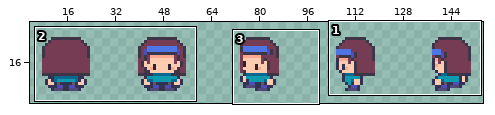
Pixel-art file, stored at Assets/Art/S_Avatar.aseprite. The picture above shows the old version from afar; the outline marks the close-up.
Close-up. Before the commit:
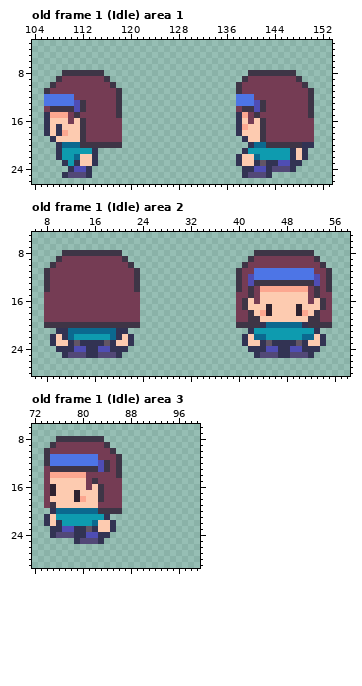
160x32 pixels, 18 frames. Shown: old frame 1 (Idle) area 1: x 104..153, y 3..26; old frame 1 (Idle) area 2: x 6..58, y 5..28; old frame 1 (Idle) area 3: x 72..99, y 6..29. The wide view leaves out empty margins. The commit also changed other frames or places, which this record leaves out.
The same view after the edit:
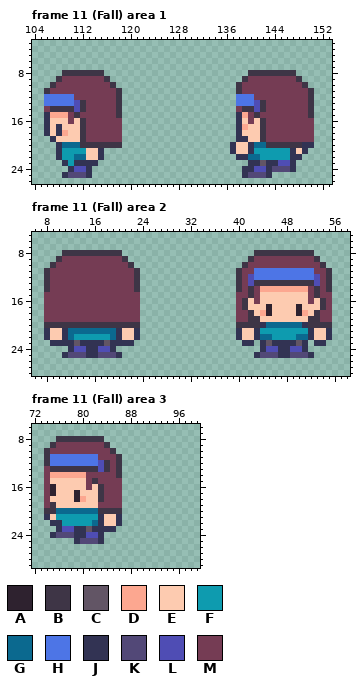
Palette (. is transparent): A #2e222f  B #3e3546  C #625565  D #fca790  E #fdcbb0  F #0e9baf  G #0b698f  H #4d75e6  J #323353  K #524877  L #4f4db4  M #753c54
A new or re-ordered frame is compared with the old frame closest to it.
The commit says: Avatar Animation - Jump fall land
Difference:
frames 18 -> 20
Frame 11 (Fall) area 1 is new; against old frame 1 (Idle), layer "Flattened":
The edit adds colour E in row 20 at x 138 to 139; in row 21 at x 138.
Colour F gives way to colour E in row 21 at x 113.
Colour J gives way to colour E in row 21 at x 114 and 139; in row 22 at x 114.
Colour E gives way to colour G in row 22 at x 112 and 140.
The edit adds colour J in row 19 at x 138; in row 20 at x 137; in row 21 at x 115 and 137; in row 22 at x 115.
Colour E gives way to colour J in row 22 at x 139 and 148; in row 23 at x 112 to 113 and 140.
Colour F gives way to colour J in row 21 at x 140.
The edit erases colour E in row 23 at x 139.
The edit erases colour J in row 22 at x 149; in row 23 at x 138 and 148.
Frame 11 (Fall) area 2 is new; against old frame 1 (Idle), layer "Flattened":
The edit adds colour E in row 21 at x 9, 22, 41 and 54.
Colour J gives way to colour E in row 21 at x 10, 21, 42 and 53; in row 22 at x 9, 22, 41 and 54.
Colour F gives way to colour G in row 22 at x 45 and 50.
The edit adds colour J in rows 21 to 22 at x 8, 23, 40 and 55.
Colour E gives way to colour J in row 23 at x 10 to 11, 20 to 21, 42 and 53.
Colour F gives way to colour J in row 21 at x 43 and 52.
Colour G gives way to colour J in row 22 at x 43 and 52.
The edit erases colour E in row 23 at x 43 and 52.
The edit erases colour J in row 24 at x 10 to 11, 20 to 21, 42 to 43 and 52 to 53.
Frame 11 (Fall) area 3 is new; against old frame 1 (Idle), layer "Flattened":
The edit adds colour B in row 20 at x 74.
Colour J gives way to colour B in row 20 at x 75.
The edit adds colour E in row 21 at x 85.
Colour J gives way to colour E in row 21 at x 84; in row 22 at x 85.
The edit adds colour J in rows 21 to 22 at x 86.
Colour E gives way to colour J in row 22 at x 75 and 83; in row 23 at x 83 to 84.
Colour F gives way to colour J in row 21 at x 83.
The edit erases colour J in row 22 at x 74; in row 23 at x 75; in row 24 at x 84.
